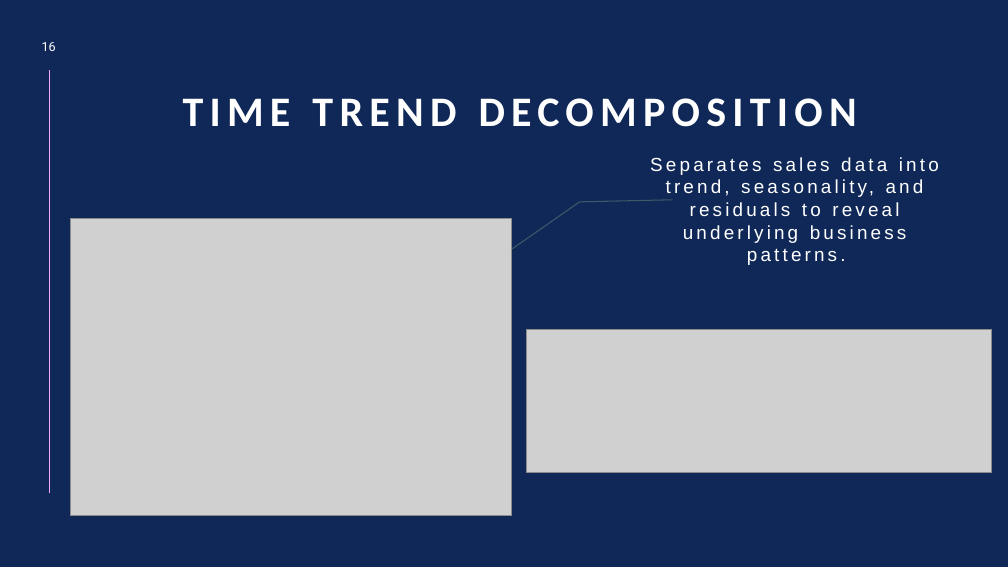
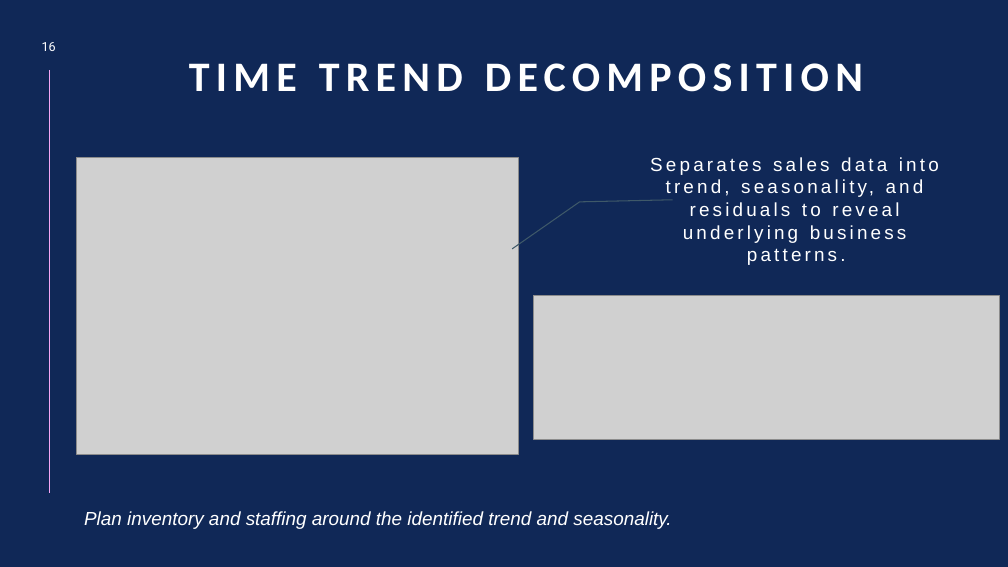
Before and after one commit to TeachFeastKunal/KunalYadav-Ecommerce_Data_Analysis, a slide deck: slide 16 of Ecommerce_Analysis_Project_IBM/Documentations/E-Commerce Sales Performance Analysis and Visualization using Python.pptx. Drawn at 1008x567 pixels with LibreOffice and Linux fonts; fonts in the diff are those of the drawing; grey boxes stand for pictures. Boxes give left, top, right and bottom in pixels: in the first picture for what was removed or moved away, otherwise in the second. Text is boxed around its words. In the diff, an @@ line names an element or a change of style, - is before the commit and + after.

```diff
--- a/Ecommerce_Analysis_Project_IBM/Documentations/E-Commerce Sales Performance Analysis and Visualization using Python.pptx
+++ b/Ecommerce_Analysis_Project_IBM/Documentations/E-Commerce Sales Performance Analysis and Visualization using Python.pptx
@@ title "TIME TREND DECOMPOSITION": place and size @@
-title "TIME TREND DECOMPOSITION" at <box>183,98,857,127</box>
+title "TIME TREND DECOMPOSITION" at <box>189,63,863,92</box>
@@ picture: place and size @@
-picture at <box>70,219,512,516</box>
+picture at <box>76,157,518,454</box>
@@ picture: place and size @@
-picture at <box>526,330,992,473</box>
+picture at <box>534,296,1000,439</box>
@@ text added at <box>84,511,671,529</box>, 18 pt, text #FFFFFF, italic @@
+Plan inventory and staffing around the identified trend and seasonality.
```
Also in this commit, not shown: 6 other slides changed.
